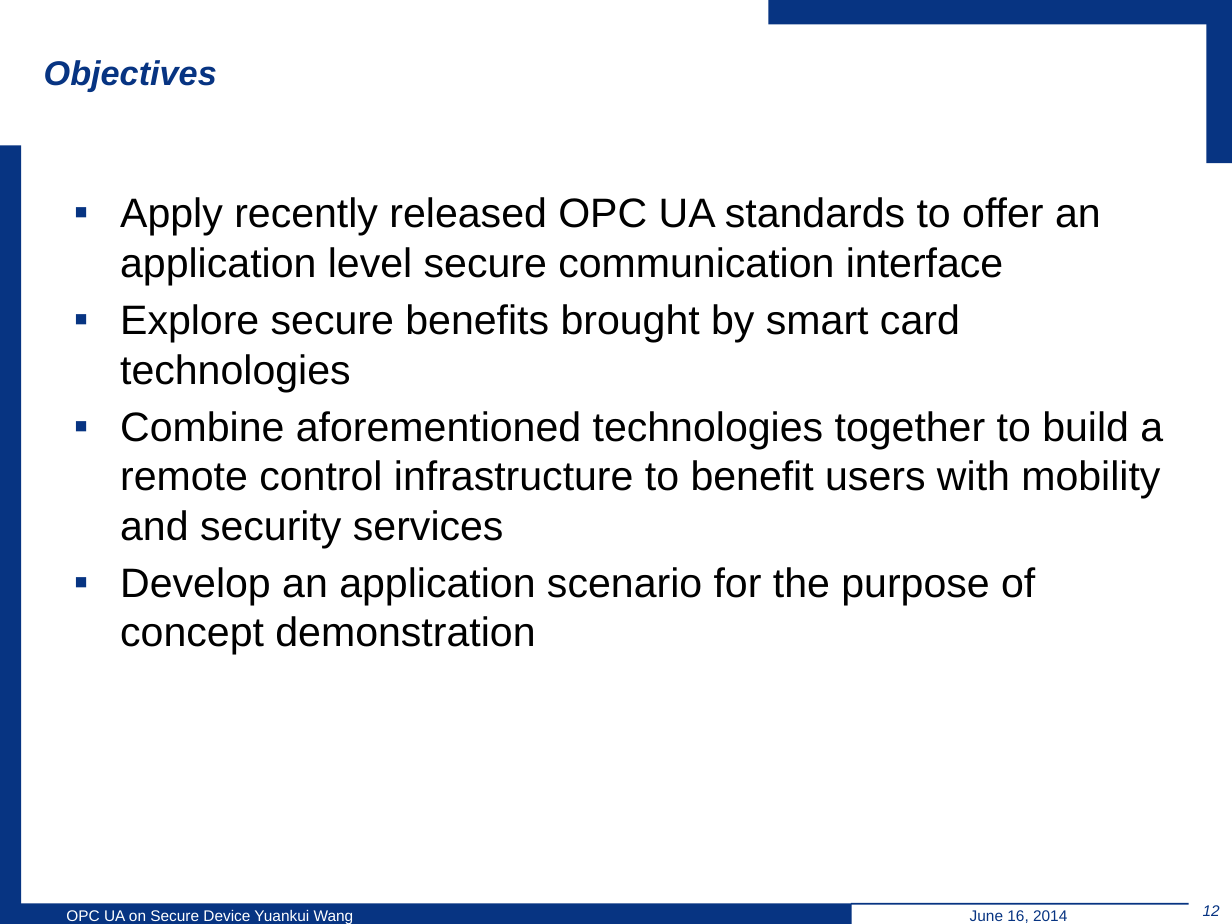
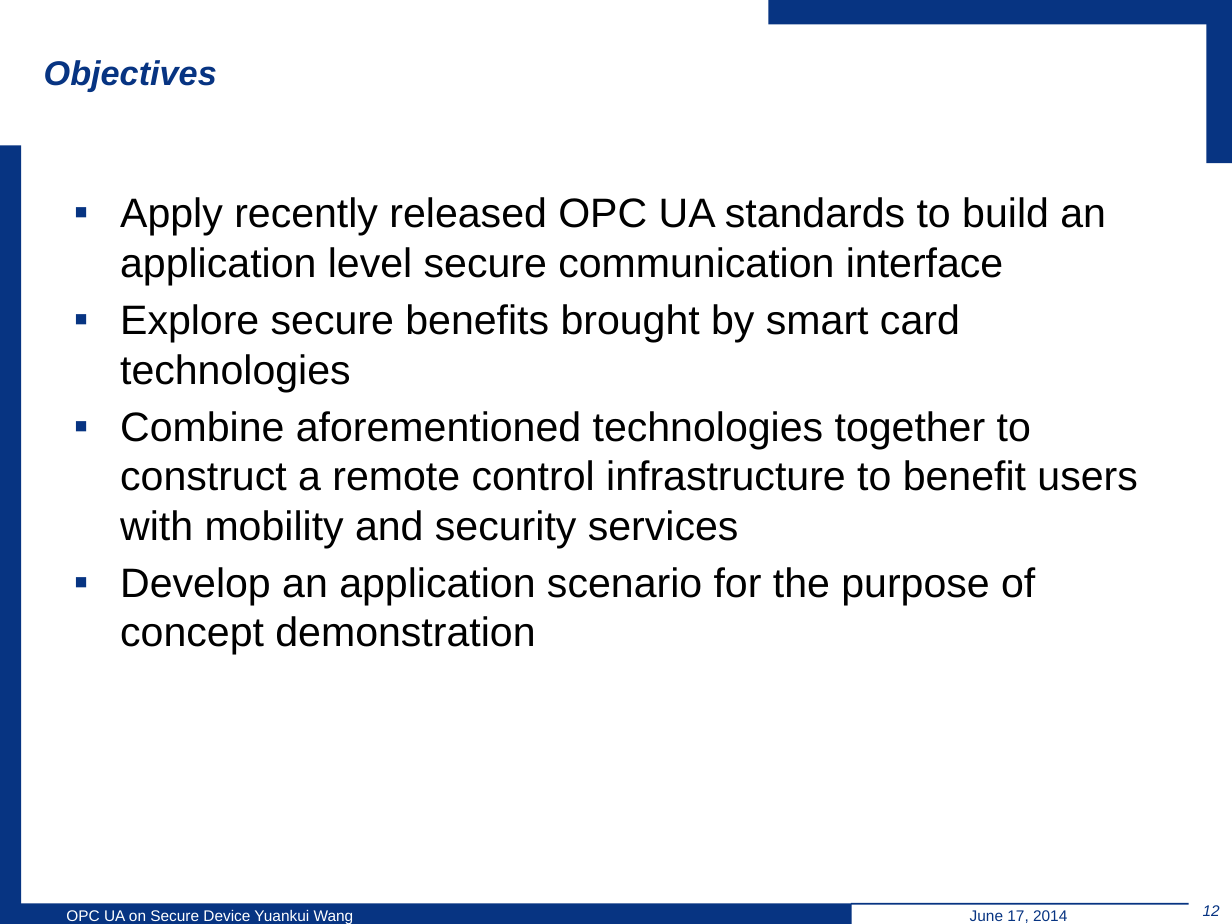
Before and after one commit to wsuetholz/opc-ua-wangyk-upb-morpho, a slide deck: slide 12 of ppt/6-18/Yuankui Wang Presentation 18 06.pptx. Drawn at 1232x924 pixels with LibreOffice and Linux fonts; fonts in the diff are those of the drawing; background and template pictures are left out. Boxes give left, top, right and bottom in pixels: in the first picture for what was removed or moved away, otherwise in the second. Text is boxed around its words. In the diff, an @@ line names an element or a change of style, - is before the commit and + after.

```diff
--- a/ppt/6-18/Yuankui Wang Presentation 18 06.pptx
+++ b/ppt/6-18/Yuankui Wang Presentation 18 06.pptx
@@ text at (120,197,1106,285): text changed @@
-▪ Apply recently released OPC UA standards to offer an application level secure communication interface
+▪ Apply recently released OPC UA standards to build an application level secure communication interface
@@ text at (120,411,1137,548): text changed @@
-▪ Combine aforementioned technologies together to build a remote control infrastructure to benefit users with mobility and security services
+▪ Combine aforementioned technologies together to construct a remote control infrastructure to benefit users with mobility and security services
@@ text at (970,910,1067,923): text changed @@
-June 16, 2014
+June 17, 2014
```
Also in this commit, not shown: 18 other slides changed, 1 other file.
